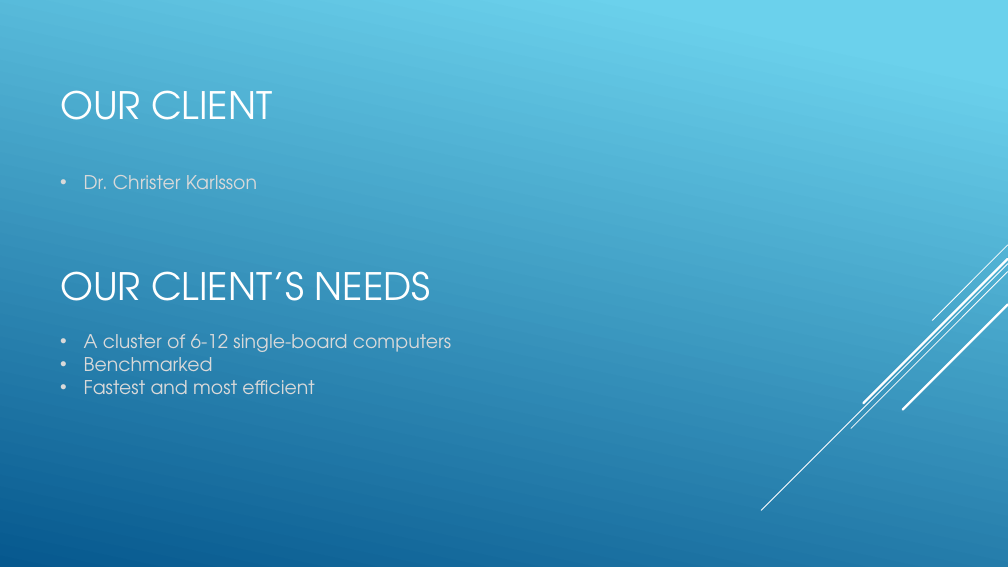
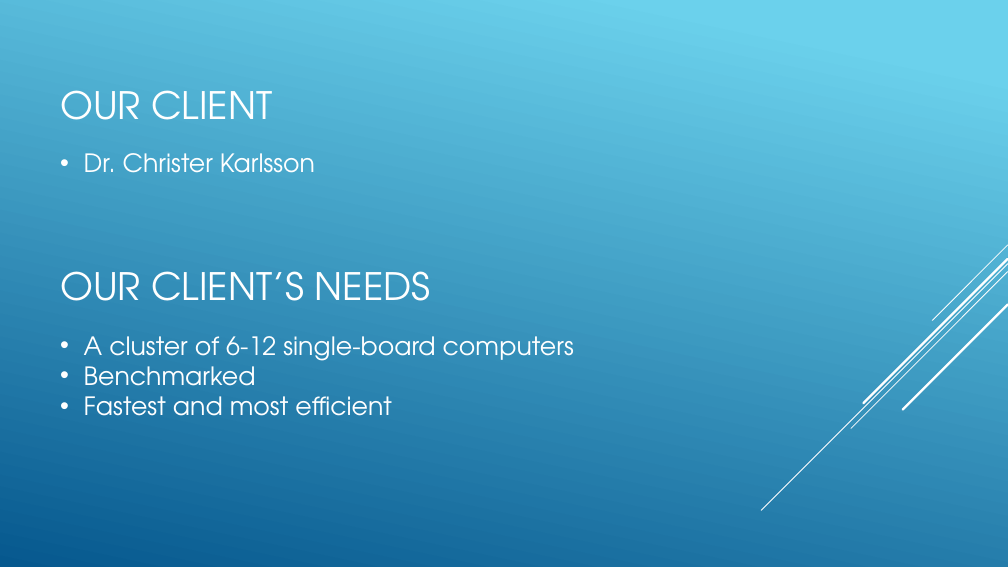
Before and after one commit to SDSMT-CSC464-F15/arm, a slide deck: slide 2 of Documents/ClientPresent2.pptx. Drawn at 1008x567 pixels with LibreOffice and Linux fonts; fonts in the diff are those of the drawing. Boxes give left, top, right and bottom in pixels: in the first picture for what was removed or moved away, otherwise in the second. Text is boxed around its words. In the diff, an @@ line names an element or a change of style, - is before the commit and + after.

```diff
--- a/Documents/ClientPresent2.pptx
+++ b/Documents/ClientPresent2.pptx
@@ text "Dr. Christer Karlsson" at (84,153,315,173): size 18 to 24 pt, text colour #D9D9D9 to #FFFFFF @@
@@ text "Dr. Christer Karlsson": place and size @@
-text "Dr. Christer Karlsson" at (84,175,257,189)
+text "Dr. Christer Karlsson" at (84,153,315,173)
@@ text "A cluster of 6-12 single-board ..." at (84,336,574,416): size 18 to 24 pt, text colour #D9D9D9 to #FFFFFF @@
```
Also in this commit, not shown: 12 other slides changed, 1 slide added.
